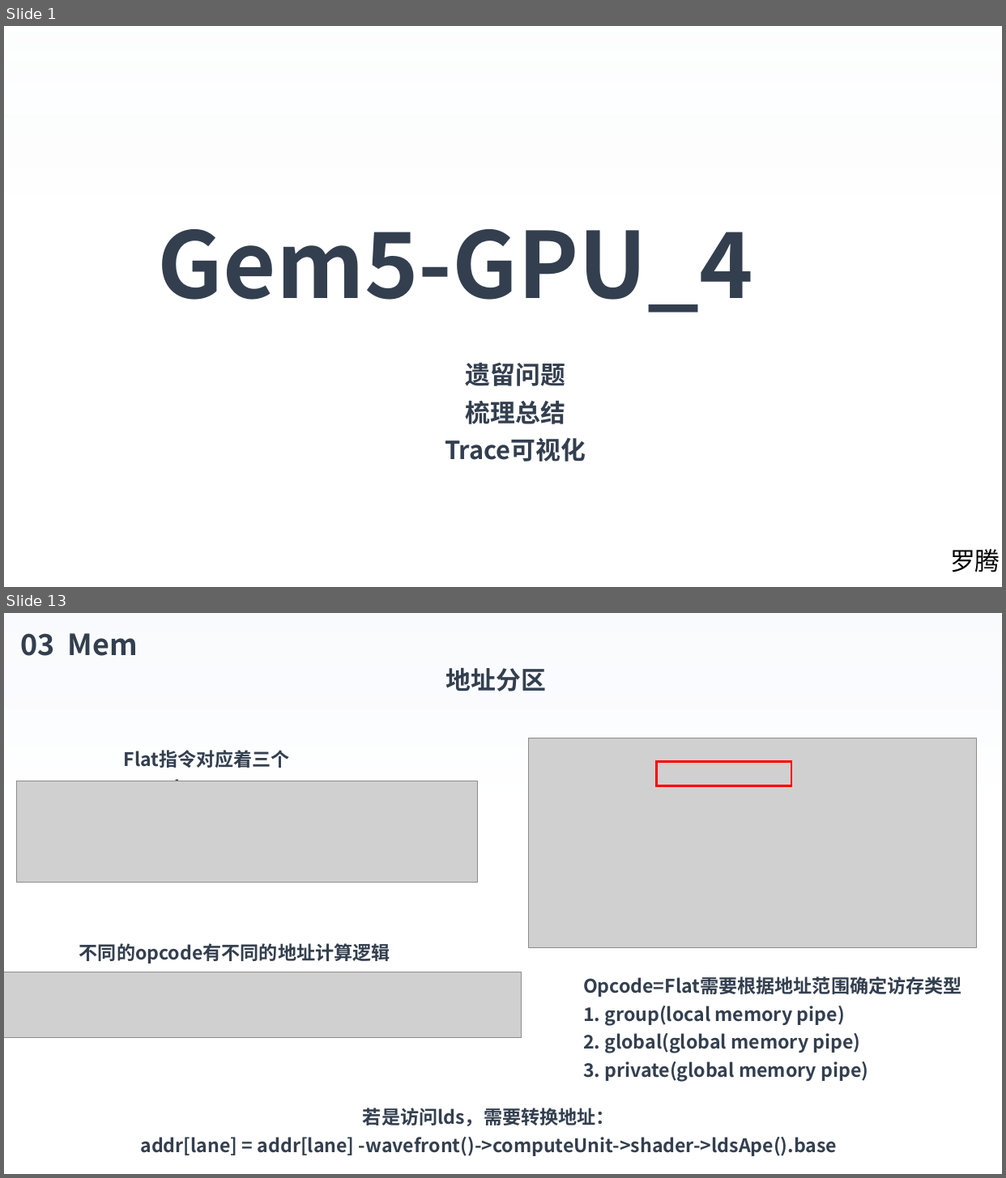
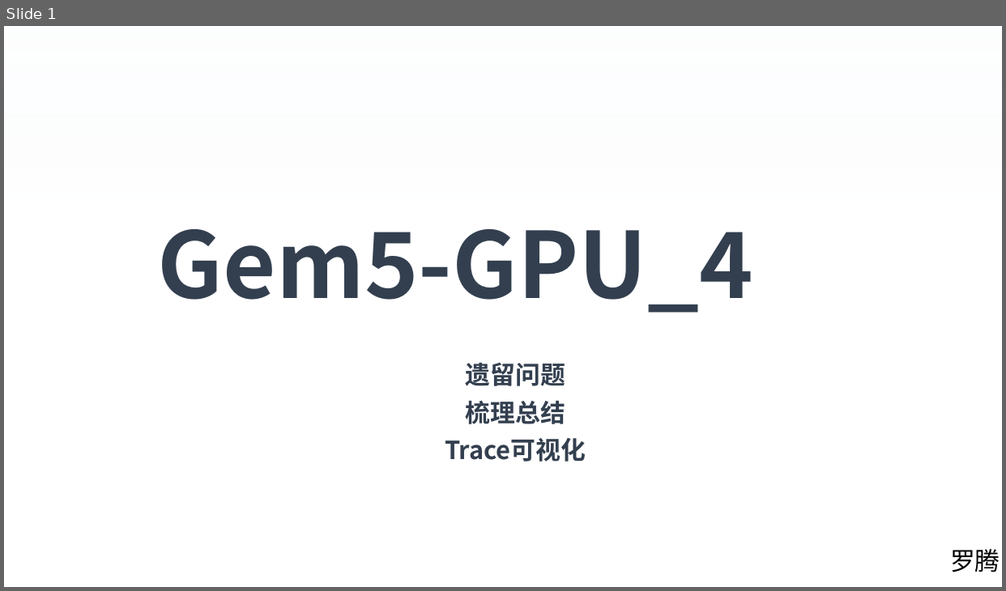
Before and after one commit to luot-ai/workspace, a slide deck: AA/gpu/GEM5/PPT/Gem5-GPU_4.pptx. Shown one above the other, each under a label of ours: slides 1 and 13 before the commit, slide 1 after it; the slides between them are not shown. The pictures are 1006x1178 and 1006x591 pixels, drawn with LibreOffice and Linux fonts; fonts in the diff are those of the drawing; grey boxes stand for pictures; background and template pictures are left out. Boxes give left, top, right and bottom in pixels: in the first picture for what was removed or moved away, otherwise in the second. Text is boxed around its words. In the diff, an @@ line names an element or a change of style, - is before the commit and + after.

```diff
--- a/AA/gpu/GEM5/PPT/Gem5-GPU_4.pptx
+++ b/AA/gpu/GEM5/PPT/Gem5-GPU_4.pptx
@@ slide 13 removed at (4, 613, 1002, 1174), background picture (left out) @@
@@ rectangle removed at (4, 613, 1002, 1174) @@
@@ text removed at (20, 633, 138, 656) @@
-03 Mem
@@ text removed at (446, 668, 546, 692) @@
-地址分区
@@ text removed at (117, 739, 378, 773) @@
-Flat指令对应着三个opcode：
@@ picture removed at (529, 739, 977, 948) @@
@@ picture removed at (17, 781, 477, 884) @@
@@ rectangle removed at (657, 762, 791, 786) @@
@@ text removed at (79, 943, 390, 964) @@
-不同的opcode有不同的地址计算逻辑
@@ picture removed at (4, 973, 522, 1038) @@
@@ text removed at (583, 977, 962, 1081) @@
-Opcode=Flat需要根据地址范围确定访存类型
-1. group(local memory pipe)
-2. global(global memory pipe)
-3. private(global memory pipe)
@@ text removed at (140, 1108, 837, 1157) @@
-若是访问lds，需要转换地址：
-addr[lane] = addr[lane] -wavefront()->computeUnit->shader->ldsApe().base
```
Also in this commit, not shown: 1 slide changed, 13 slides added, 20 other slides removed, 2 other files.
